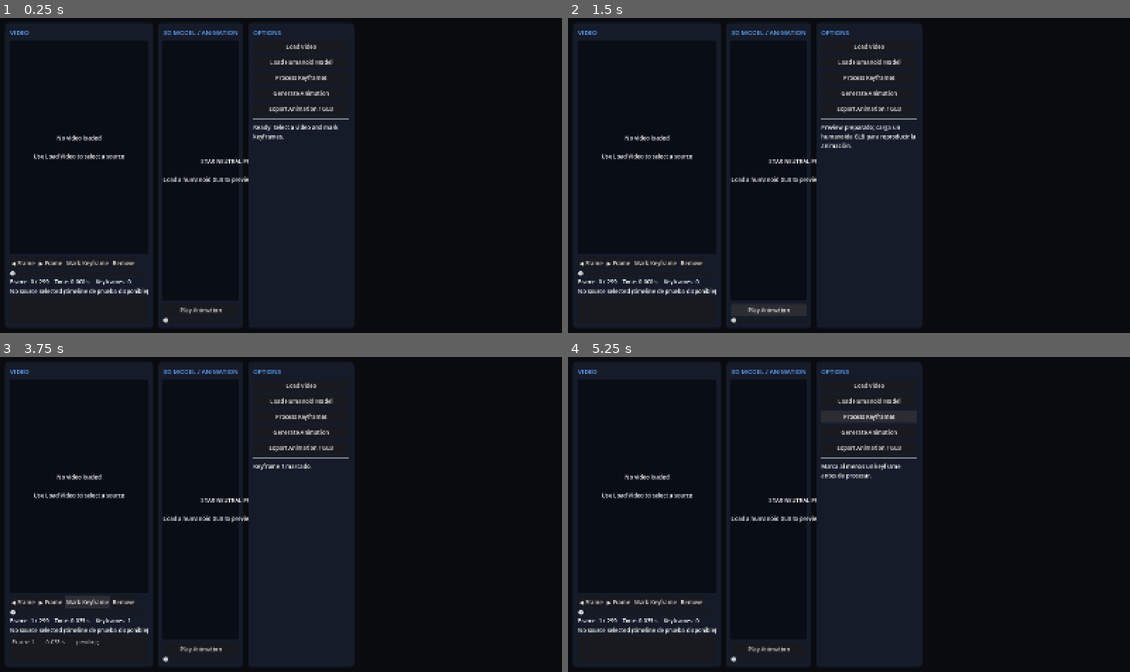
Above: before the commit, frames 1-4 (two rows, left to right).
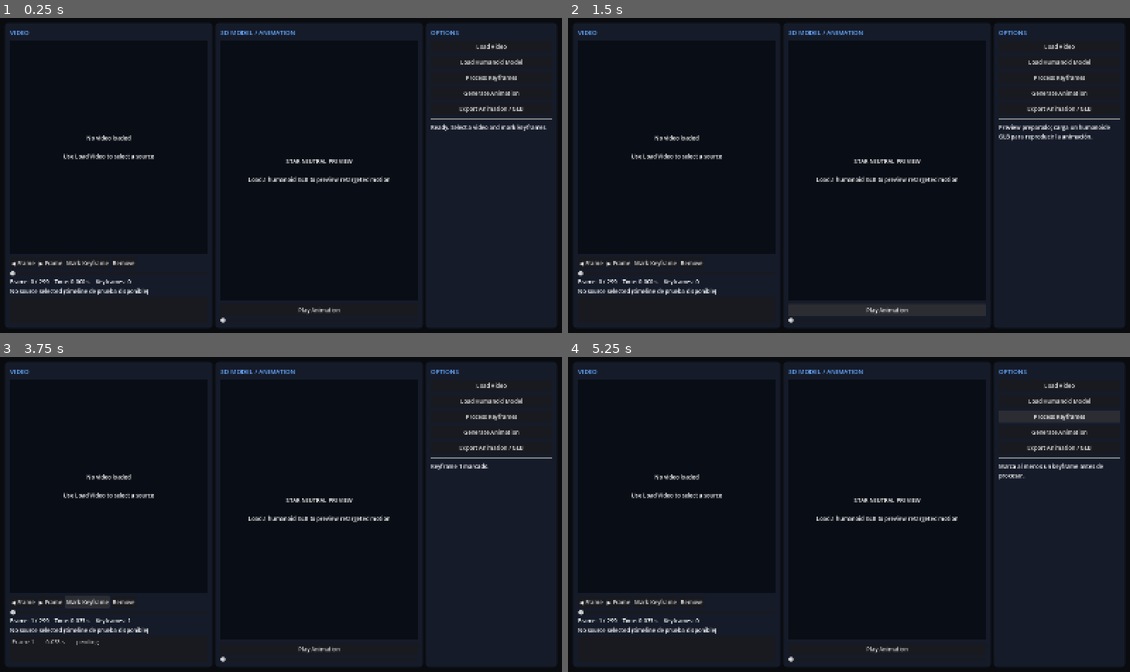
Above: after the commit, the same moments.

Repository: AoMartin/animeo-star
Game: Godot game, scene res://scenes/main.tscn
Two runs of this game, one before a commit and one after it. Both use one fixed random seed, a clock stepped at 60 frames per second and the inputs below.
Inputs:
- Up to frame 1 (0.25 s): no input
- Up to frame 2 (1.5 s): click "Play Animation" at 0.5 s; click "Play Animation" at 1.25 s
- Up to frame 3 (3.75 s): click "◀ Frame" at 2 s; click "▶ Frame" at 2.75 s; click "Mark Keyframe" at 3.5 s
- Up to frame 4 (5.25 s): click "Remove" at 4.25 s; click "Process Keyframes" at 5 s

The runs differ from the first frame. In frame 1, 23% of the frame differs, in the area x 6-99%, y 1-99%; in frame 2, 24%; in frame 3, 23%; in frame 4, 24%.

Commit message:
chore: exclude local test data

Diff:
--- a/scripts/main.gd
+++ b/scripts/main.gd
@@ -26,7 +26,9 @@
 		margin.add_theme_constant_override(property, 18)
 	add_child(margin)
 	var columns := HBoxContainer.new()
-	columns.add_theme_constant_override("separation", 14)
+	columns.add_theme_constant_override("separation", 8)
+	columns.size_flags_horizontal = Control.SIZE_EXPAND_FILL
+	columns.size_flags_vertical = Control.SIZE_EXPAND_FILL
 	margin.add_child(columns)
 	columns.add_child(_make_video_panel())
 	columns.add_child(_make_model_panel())
@@ -40,12 +42,12 @@
 
 func _make_video_panel() -> Control:
 	var panel := _panel()
-	panel.size_flags_stretch_ratio = 1.0
+	panel.size_flags_stretch_ratio = 38.0
 	var root := _column(panel)
 	root.add_child(_heading("VIDEO"))
 	var preview := ColorRect.new()
 	preview.color = Color("090d15")
-	preview.custom_minimum_size = Vector2(0, 360)
+	preview.custom_minimum_size = Vector2(0, 0)
 	preview.size_flags_vertical = Control.SIZE_EXPAND_FILL
 	var preview_text := Label.new()
 	preview_text.text = "No video loaded\n\nUse Load Video to select a source"
@@ -80,12 +82,12 @@
 
 func _make_model_panel() -> Control:
 	var panel := _panel()
-	panel.size_flags_stretch_ratio = 1.0
+	panel.size_flags_stretch_ratio = 38.0
 	var root := _column(panel)
 	root.add_child(_heading("3D MODEL / ANIMATION"))
 	var preview := ColorRect.new()
 	preview.color = Color("090d15")
-	preview.custom_minimum_size = Vector2(0, 360)
+	preview.custom_minimum_size = Vector2(0, 0)
 	preview.size_flags_vertical = Control.SIZE_EXPAND_FILL
 	var text := Label.new()
 	text.text = "STAR NEUTRAL PREVIEW\n\nLoad a humanoid GLB to preview retargeted motion"
@@ -105,7 +107,7 @@
 func _make_options_panel() -> Control:
 	var panel := _panel()
 	panel.custom_minimum_size.x = 300
-	panel.size_flags_horizontal = Control.SIZE_SHRINK_END
+	panel.size_flags_stretch_ratio = 24.0
 	var root := _column(panel)
 	root.add_child(_heading("OPTIONS"))
 	_add_button(root, "Load Video", _open_video)
@@ -123,6 +125,8 @@
 
 func _panel() -> PanelContainer:
 	var panel := PanelContainer.new()
+	panel.size_flags_horizontal = Control.SIZE_EXPAND_FILL
+	panel.size_flags_vertical = Control.SIZE_EXPAND_FILL
 	panel.add_theme_stylebox_override("panel", _box(PANEL_COLOR, 10))
 	return panel
 
Not shown, changed: .gitignore
Not shown, changed: worker/cli.py
